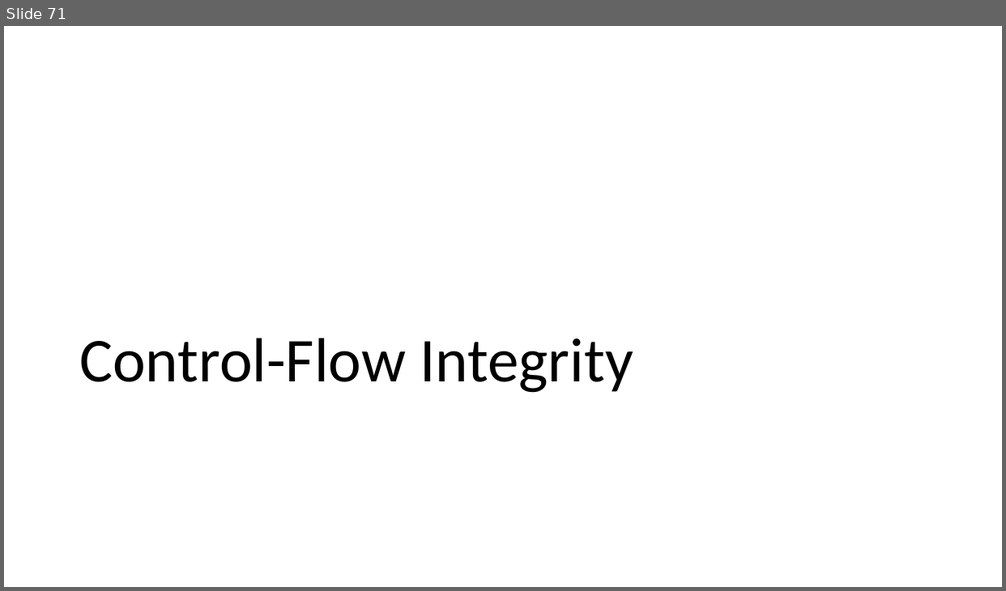
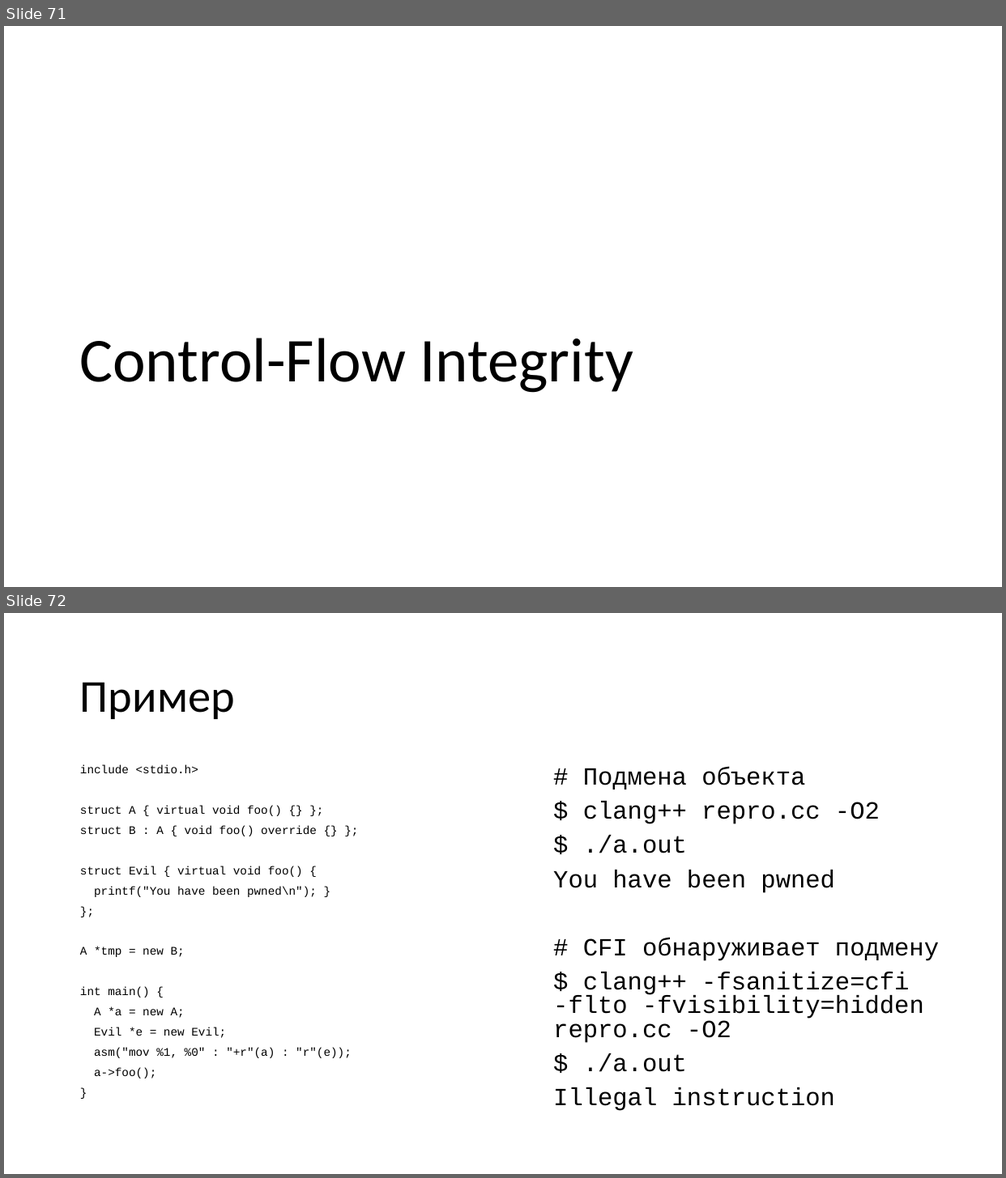
Before and after one commit to yugr/slides, a slide deck: CppZeroCost/2025/RU.pptx. Shown one above the other, each under a label of ours: slide 71 before the commit, slides 71 and 72 after it. The pictures are 1006x591 and 1006x1178 pixels, drawn with LibreOffice and Linux fonts; fonts in the diff are those of the drawing. Boxes give left, top, right and bottom in pixels: in the first picture for what was removed or moved away, otherwise in the second. Text is boxed around its words. In the diff, an @@ line names an element or a change of style, - is before the commit and + after.

```diff
--- a/CppZeroCost/2025/RU.pptx
+++ b/CppZeroCost/2025/RU.pptx
@@ slide 72 added at bbox=[4, 613, 1002, 1174], background #FFFFFF @@
@@ title added at bbox=[80, 682, 235, 719], 44 pt, text #000000 @@
+Пример
@@ text added at bbox=[80, 765, 351, 1079], 11.2 pt, text #000000 @@
+include <stdio.h>
+struct A { virtual void foo() {} };
+struct B : A { void foo() override {} };
+struct Evil { virtual void foo() {
+printf("You have been pwned\n"); }
+};
+A *tmp = new B;
+int main() {
+A *a = new A;
+Evil *e = new Evil;
+asm("mov %1, %0" : "+r"(a) : "r"(e));
+a->foo();
+}
@@ text added at bbox=[553, 767, 939, 1111], 23.8 pt, text #000000 @@
+# Подмена объекта
+$ clang++ repro.cc -O2
+$ ./a.out
+You have been pwned
+# CFI обнаруживает подмену
+$ clang++ -fsanitize=cfi -flto -fvisibility=hidden repro.cc -O2
+$ ./a.out
+Illegal instruction
```
Also in this commit, not shown: 6 other slides added, 1 slide removed, 1 other file.
